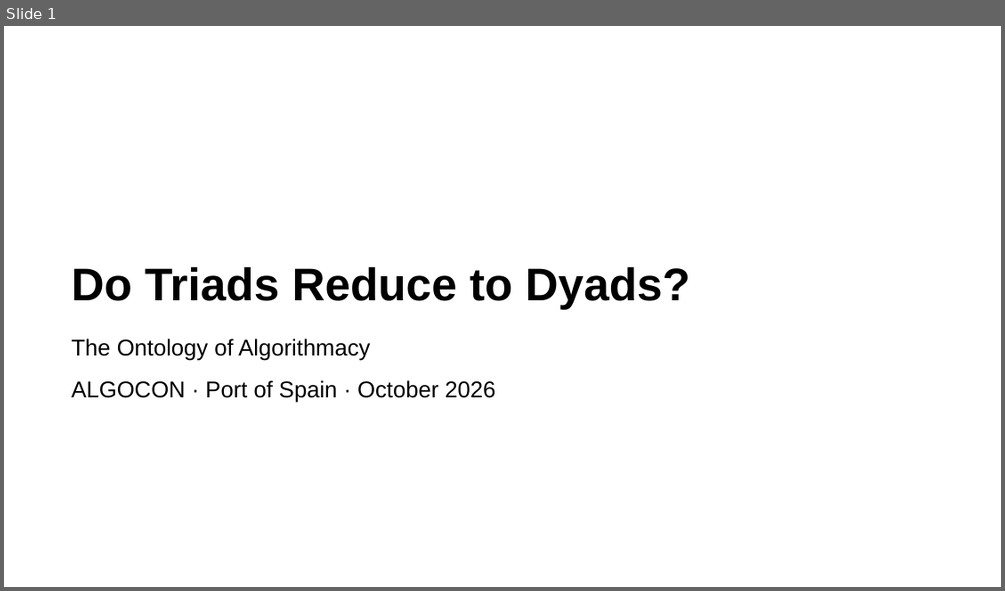
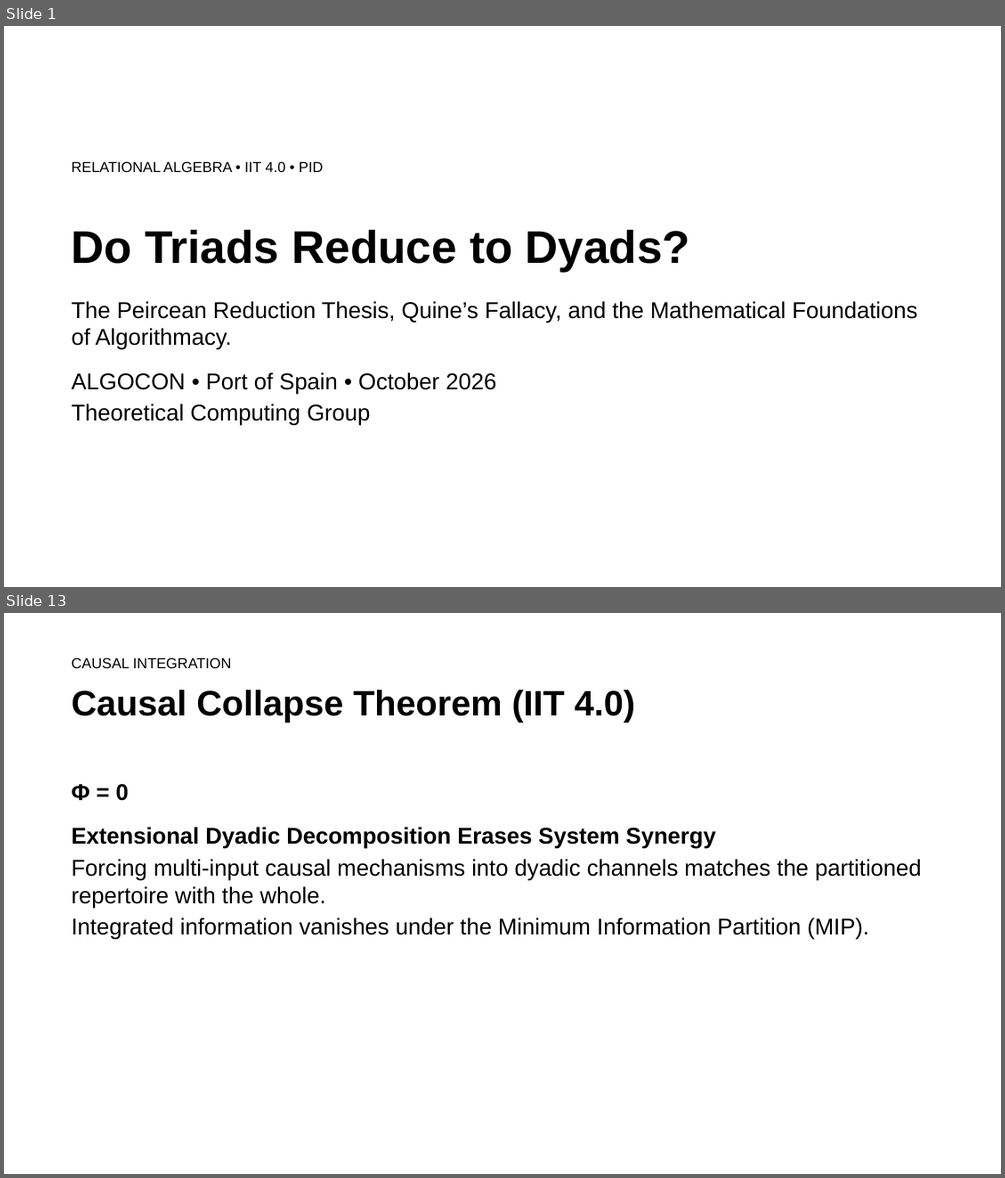
Before and after one commit to rogerSuperBuilderAlpha/algorithmacy-lab, a slide deck: submissions/triadic_reduction/talk/deck.pptx. Shown one above the other, each under a label of ours: slide 1 before the commit, slides 1 and 13 after it; the slides between them are not shown. The pictures are 1005x591 and 1005x1178 pixels, drawn with LibreOffice and Linux fonts; fonts in the diff are those of the drawing. Boxes give left, top, right and bottom in pixels: in the first picture for what was removed or moved away, otherwise in the second. Text is boxed around its words. In the diff, an @@ line names an element or a change of style, - is before the commit and + after.

```diff
--- a/submissions/triadic_reduction/talk/deck.pptx
+++ b/submissions/triadic_reduction/talk/deck.pptx
@@ slide 13 added at (4,613,1001,1174), background #FFFFFF @@
@@ text added at (72,657,232,668), 14 pt, text #000000 @@
+CAUSAL INTEGRATION
@@ text added at (72,690,635,722), 34 pt, text #000000, bold @@
+Causal Collapse Theorem (IIT 4.0)
@@ text added at (72,784,922,940), 22 pt, text #000000 @@
+Φ = 0
+Extensional Dyadic Decomposition Erases System Synergy
+Forcing multi-input causal mechanisms into dyadic channels matches the partitioned repertoire with the whole.
+Integrated information vanishes under the Minimum Information Partition (MIP).
@@ slide 1 changed as well @@
@@ text "Do Triads Reduce to Dyads?": place and size @@
-text "Do Triads Reduce to Dyads?" at (72,266,690,309)
+text "Do Triads Reduce to Dyads?" at (72,229,690,272)
@@ text added at (72,161,323,172), 14 pt, text #000000 @@
+RELATIONAL ALGEBRA • IIT 4.0 • PID
@@ text at (72,301,917,426): text changed @@
-The Ontology of Algorithmacy
-ALGOCON · Port of Spain · October 2026
+The Peircean Reduction Thesis, Quine’s Fallacy, and the Mathematical Foundations of Algorithmacy.
+ALGOCON • Port of Spain • October 2026
+Theoretical Computing Group
```
Also in this commit, not shown: 14 other slides added, 17 slides removed, 15 other files.
